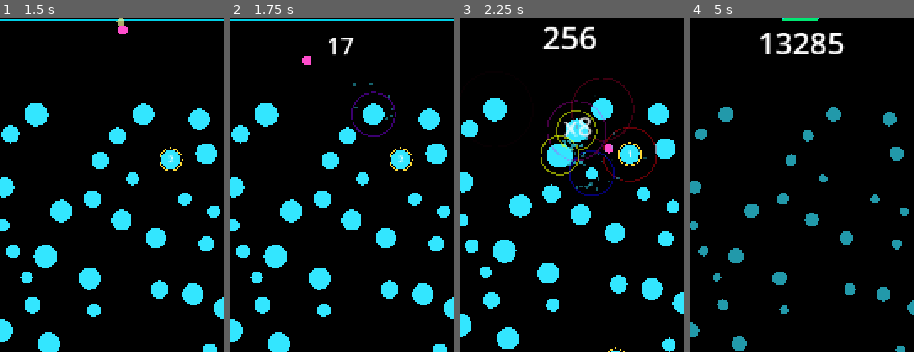
Above: before the commit, frames 1-4 (left to right).
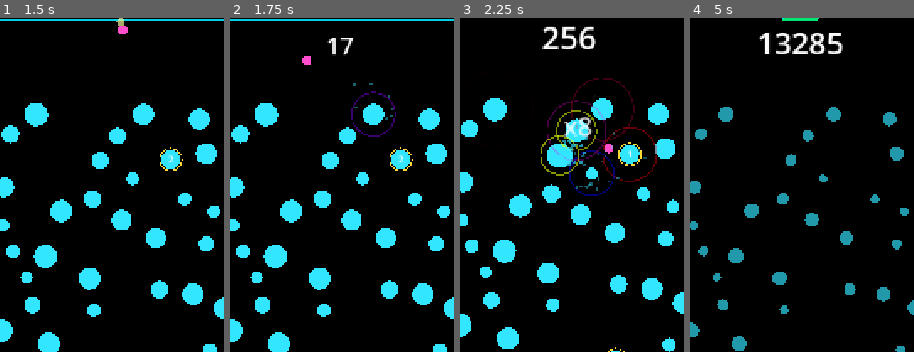
Above: after the commit, the same moments.

Repository: GencyZ/NeonPinball
Game: Godot game, scene res://scenes/main_menu.tscn
The game is run twice, just before and just after one commit, with the same random seed, the same clock (stepped at 60 frames per second) and the same inputs.
Inputs (mouse positions are % of the whole screen's width and height, from its top left):
- Up to frame 1 (1.5 s): click "Start Run" at 0.5 s; tap Enter at 1.25 s; move the mouse to (76, 52) at 1.27 s; hold D from 1.28 s (still down); hold Shift from 1.28 s (still down); click (76, 52) at 1.42 s
- Up to frame 2 (1.75 s): keep holding D; keep holding Shift; tap Space at 1.52 s
- Up to frame 3 (2.25 s): release D at 2 s; release Shift at 2 s; drag from (31, 64) to (47, 82) at 2.02 s
- Up to frame 4 (5 s): move the mouse to (63, 32) at 2.77 s; hold D 2.78-3.5 s; tap Ctrl at 2.85 s; drag from (47, 82) to (20, 41) at 3.52 s; move the mouse to (84, 76) at 4.27 s; hold A from 4.28 s (still down); tap Tab at 4.35 s; tap Space at 4.52 s
The pictures show only the part of the screen within x 28-78%, y 18-68%; the shares and areas given below are measured in that part.

Frame 1 is identical in both runs. In frame 2, 0.1% of the frame differs, in the area x 43-55%, y 5-11%; in frame 3, 0.5%; in frame 4, 0.9%, in the area x 30-70%, y 4-11%.

Commit message:
polish: clear ticker on shop; exact centering via font width; comment combo ordering

Diff:
--- a/game/view/board_view.gd
+++ b/game/view/board_view.gd
@@ -567,6 +567,7 @@
 	if _all_clear_ttl > 0.0:
 		_all_clear_ttl -= delta
 	if _has_ball:
+		# 飞行中实时值不含 combo（combo 仅在 _on_all_settled 注入，落定时再滚到含 combo 的终值）
 		_live_target = _engine.settle(_score_ctx)[0]
 	_score_ticker.update(_live_target, delta)
 	_juice.update(delta)
@@ -658,6 +659,8 @@
 			$Hud.show_end_buttons()
 
 func _show_shop_ui() -> void:
+	_live_target = 0.0
+	_score_ticker.reset()
 	_active_shop = Shop.new()
 	_active_shop.roll(
 		RunMan.state[&"master_seed"],
@@ -800,7 +803,8 @@
 		var psc: float = _score_ticker.punch_scale()
 		var fsz := int(40.0 * psc)
 		var stxt := str(sv)
-		draw_string(tf, _rect.position + Vector2(270.0 - float(stxt.length()) * float(fsz) * 0.28, 60.0),
+		var tw := tf.get_string_size(stxt, HORIZONTAL_ALIGNMENT_LEFT, -1, fsz).x
+		draw_string(tf, _rect.position + Vector2(270.0 - tw * 0.5, 60.0),
 			stxt, HORIZONTAL_ALIGNMENT_LEFT, -1, fsz, Color(1, 1, 1))
 	_draw_walls()
 	for i in range(1, prediction_pts.size()):
